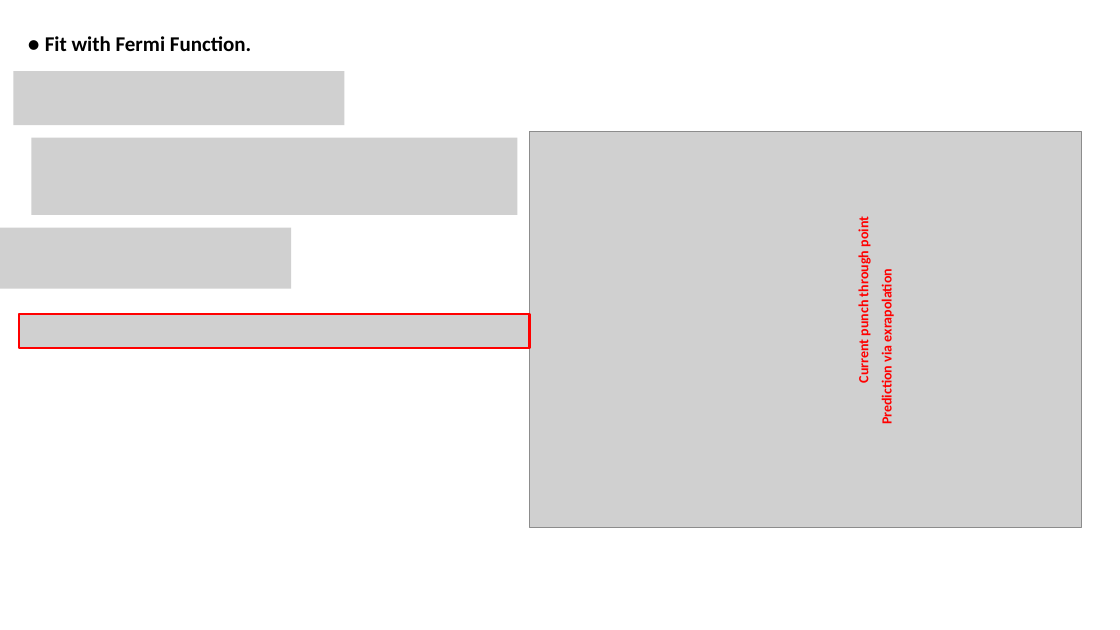
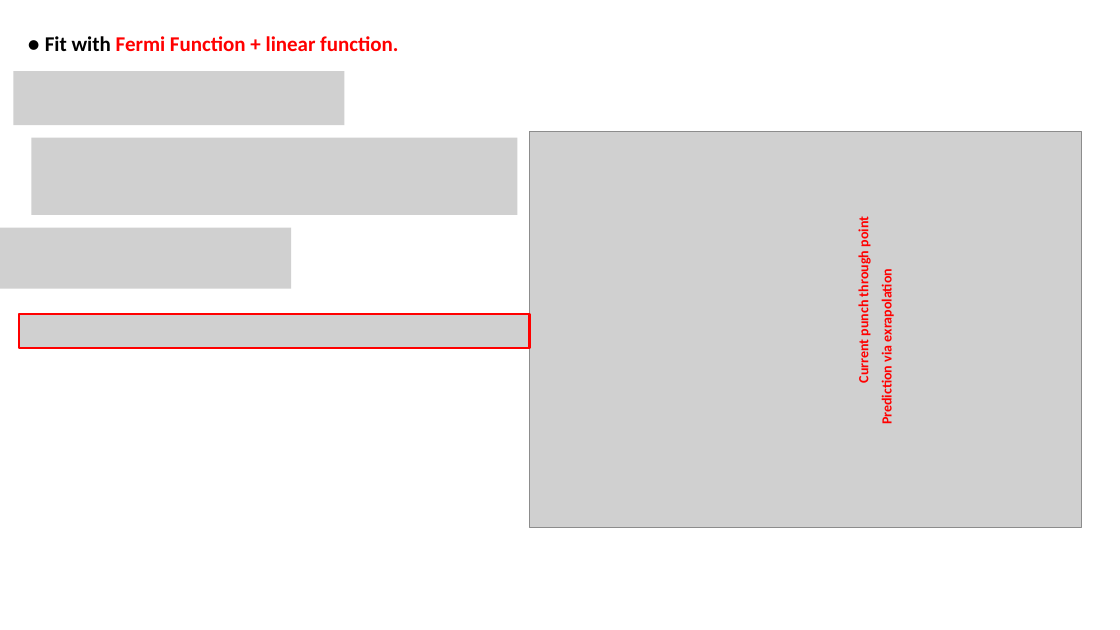
Before and after one commit to gfh16/StudyNotes, a slide deck: slide 32 of 2018Oct-Tutorial_HiRACsICalibrations.pptx. Drawn at 1120x630 pixels with LibreOffice and Linux fonts; fonts in the diff are those of the drawing; grey boxes stand for pictures. Boxes give left, top, right and bottom in pixels: in the first picture for what was removed or moved away, otherwise in the second. Text is boxed around its words. In the diff, an @@ line names an element or a change of style, - is before the commit and + after.

```diff
--- a/2018Oct-Tutorial_HiRACsICalibrations.pptx
+++ b/2018Oct-Tutorial_HiRACsICalibrations.pptx
@@ text at [45, 36, 398, 51]: text changed; text colour #000000 to #FF0000 @@
-● Fit with Fermi Function.
+● Fit with Fermi Function + linear function.
```
Also in this commit, not shown: 3 other files.
